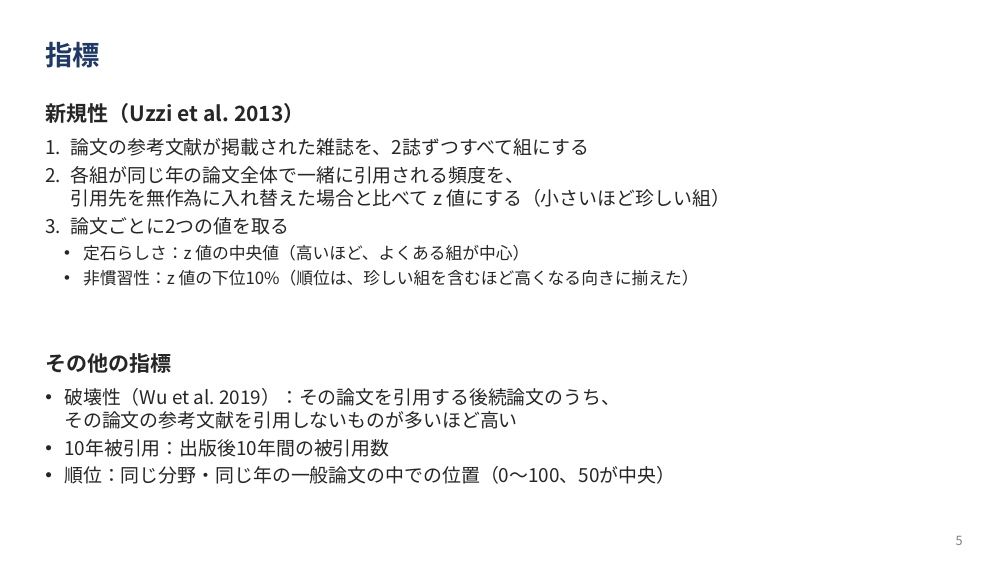
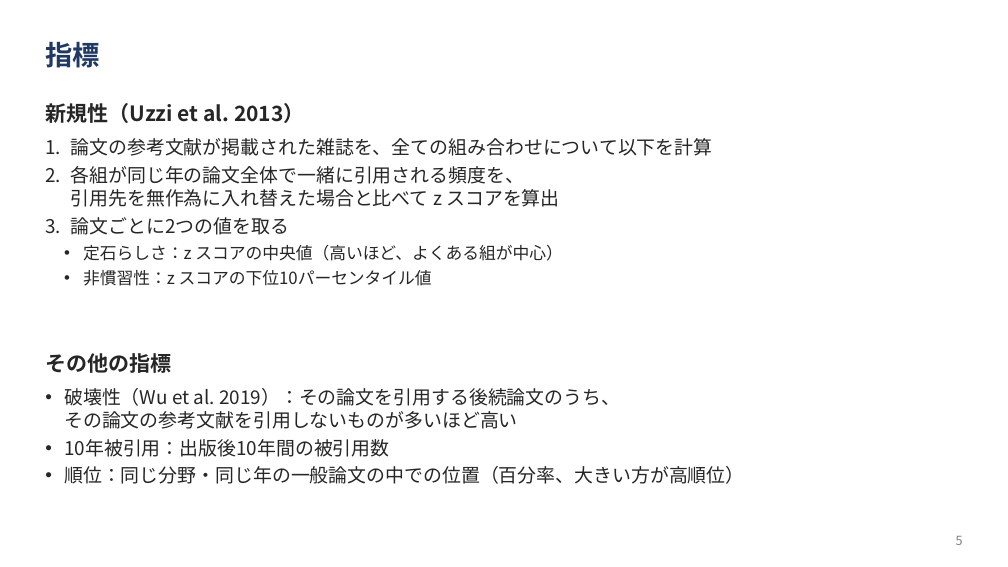
Before and after one commit to ryosuke0828/sci-sci-toyota, a slide deck: slide 5 of docs/slides/toyota_novelty_progress.pptx. Drawn at 1008x567 pixels with LibreOffice and Linux fonts; fonts in the diff are those of the drawing. Boxes give left, top, right and bottom in pixels: in the first picture for what was removed or moved away, otherwise in the second. Text is boxed around its words. In the diff, an @@ line names an element or a change of style, - is before the commit and + after.

```diff
--- a/docs/slides/toyota_novelty_progress.pptx
+++ b/docs/slides/toyota_novelty_progress.pptx
@@ text at bbox=[71, 138, 713, 207]: text changed @@
-1. 論文の参考文献が掲載された雑誌を、2誌ずつすべて組にする
-2. 各組が同じ年の論文全体で一緒に引用される頻度を、
-   引用先を無作為に入れ替えた場合と比べて z 値にする（小さいほど珍しい組）
+1. 論文の参考文献が掲載された雑誌を、全ての組み合わせについて以下を計算
+2. 各組が同じ年の論文全体で一緒に引用される頻度を、
+   引用先を無作為に入れ替えた場合と比べて z スコアを算出
@@ text at bbox=[83, 245, 562, 286]: text changed @@
-  • 定石らしさ：z 値の中央値（高いほど、よくある組が中心）
-  • 非慣習性：z 値の下位10%（順位は、珍しい組を含むほど高くなる向きに揃えた）
+  • 定石らしさ：z スコアの中央値（高いほど、よくある組が中心）
+  • 非慣習性：z スコアの下位10パーセンタイル値
@@ text at bbox=[64, 466, 744, 484]: text changed @@
-• 順位：同じ分野・同じ年の一般論文の中での位置（0〜100、50が中央）
+• 順位：同じ分野・同じ年の一般論文の中での位置（百分率、大きい方が高順位）
```
Also in this commit, not shown: 13 other slides changed, 2 slides added.
